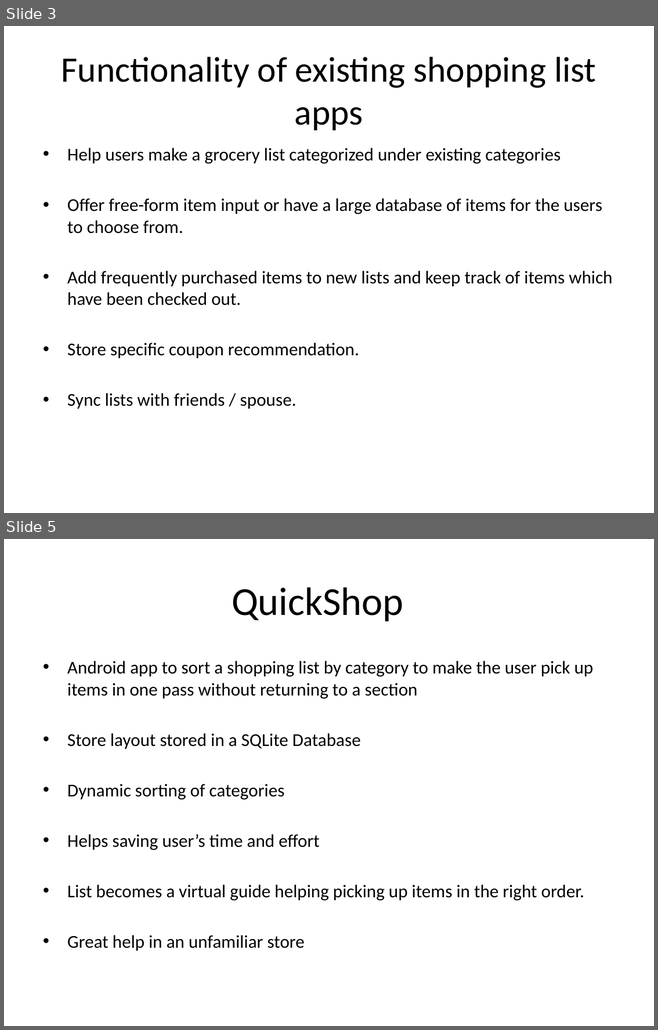
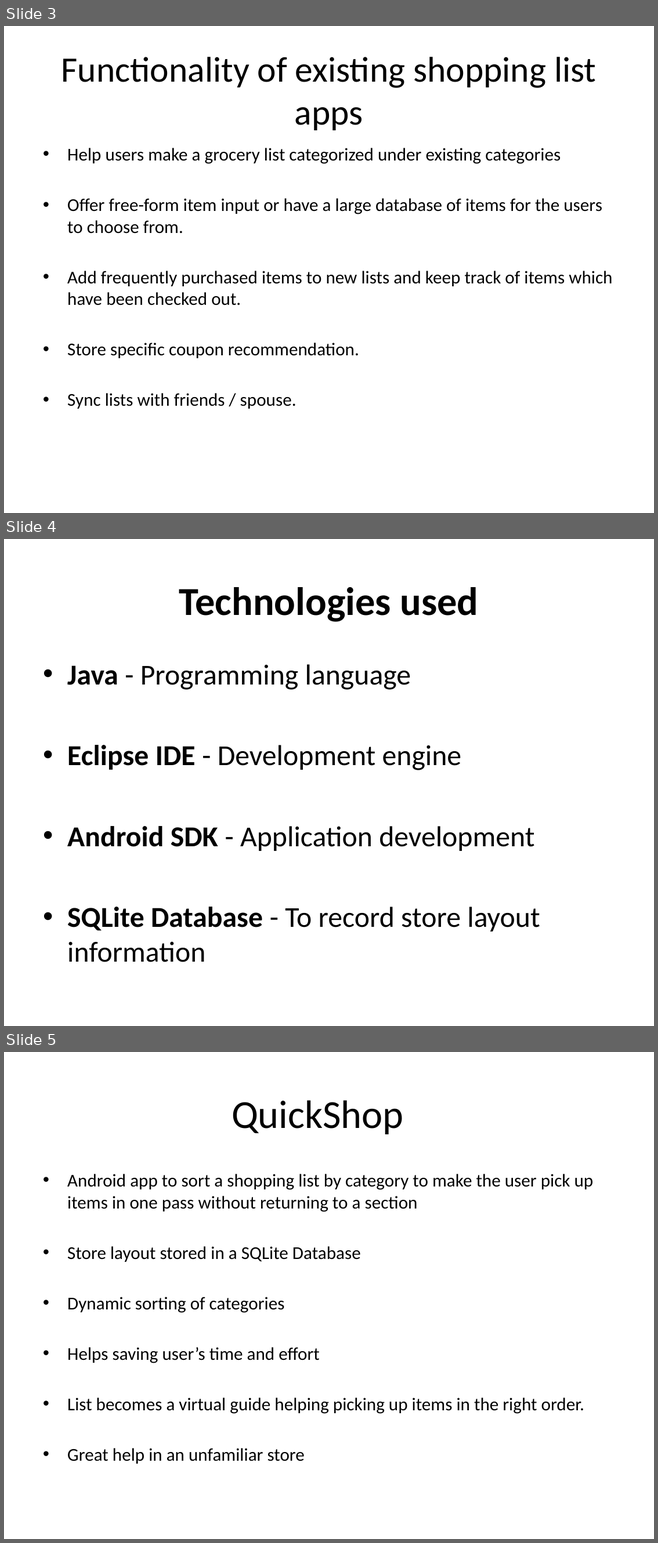
Before and after one commit to samuelbritt/QuickShop, a slide deck: QuickShop_DEMO.pptx. Shown one above the other, each under a label of ours: slides 3 and 5 before the commit, slides 3, 4 and 5 after it; the slides between them are not shown. The pictures are 658x1030 and 658x1543 pixels, drawn with LibreOffice and Linux fonts; fonts in the diff are those of the drawing. Boxes give left, top, right and bottom in pixels: in the first picture for what was removed or moved away, otherwise in the second. Text is boxed around its words. In the diff, an @@ line names an element or a change of style, - is before the commit and + after.

```diff
--- a/QuickShop_DEMO.pptx
+++ b/QuickShop_DEMO.pptx
@@ slide 4 added at (4, 539, 654, 1026), background #FFFFFF @@
@@ title added at (179, 587, 478, 622), 44 pt, text #000000, bold @@
+Technologies used
@@ text added at (67, 664, 539, 962), 32 pt, text #000000 @@
+• Java - Programming language
+• Eclipse IDE - Development engine
+• Android SDK - Application development
+• SQLite Database - To record store layout information
```
Also in this commit, not shown: 2 slides changed, 1 other slide added, 1 slide removed.
